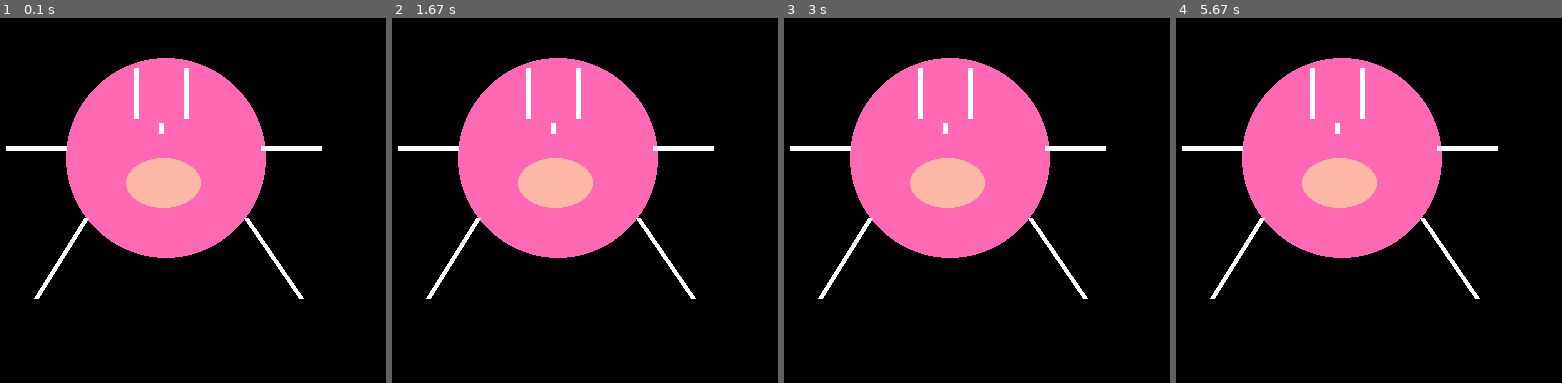
Above: before the commit, frames 1-4 (left to right).
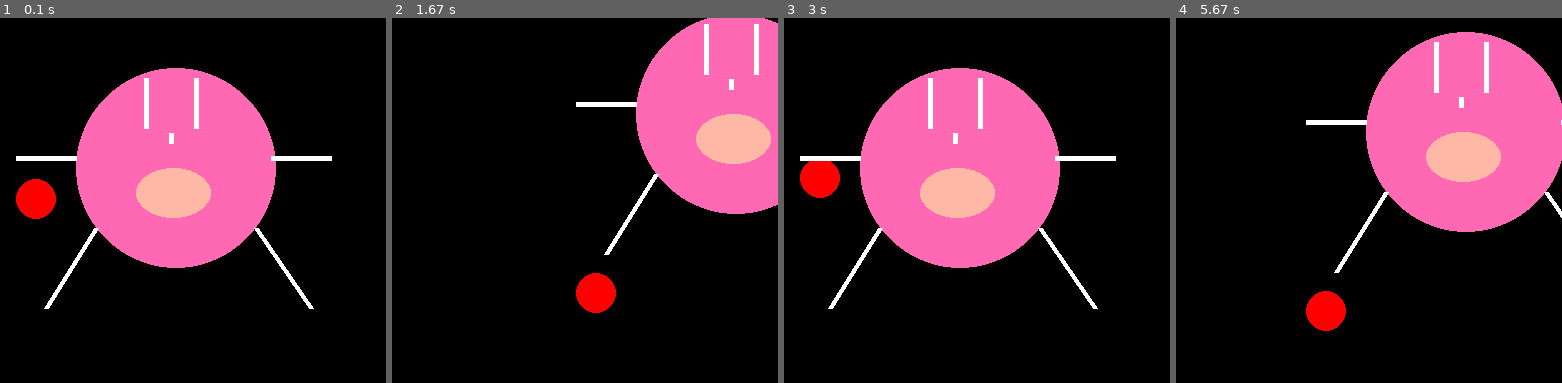
Above: after the commit, the same moments.

Repository: abhishekrao1252/HighSchoolCamp
Game: pygame game, started from pygame_practice.py
Same seed, same stepped clock (60 frames per second), same inputs: the game is played once before the commit and once after it.
Inputs:
- Up to frame 1 (0.1 s): no input
- Up to frame 2 (1.67 s): hold Right 0.33-0.8 s; hold Up 0.83-1.13 s; hold Right 1.17-1.63 s
- Up to frame 3 (3 s): hold Left 1.67-2.2 s; hold Down 2.23-2.53 s; hold Left 2.57-2.97 s
- Up to frame 4 (5.67 s): hold Up 3-3.37 s; hold Right 3.4-4.03 s; hold Down 4.07-4.43 s; hold Left 4.47-4.93 s; hold Right 4.97-5.43 s; hold Up from 5.47 s (still down)

The runs differ from the first frame. In frame 1, 8.6% of the frame differs, in the area x 1-87%, y 10-80%; in frame 2, 39%, in the area x 1-100%, y 0-81%; in frame 3, 8.6%; in frame 4, 35%.

Commit message:
added dribling person

Diff:
--- a/pygame_practice.py
+++ b/pygame_practice.py
@@ -20,30 +20,73 @@
 done = False
 clock = pygame.time.Clock()
 
+BLACK = (0, 0, 0)
+WHITE = (255, 255, 255)
+GREEN = (0, 255, 0)
+PINK = (255, 105, 180)
+RED = (255, 0, 0)
+MOUTH = (255, 184, 166)
+PI = 3.141592653
+
+# Speed in pixels per frame
+x_speed = 0
+y_speed = 0
+
+# Current position
+x_coord = 10
+y_coord = 10
+
+ball_pos = 0
+ball_change = 1
+
+
+def draw_stick_figure(screen, x, y):
+    pygame.draw.ellipse(screen, RED, [20 + x, 130 + ball_pos + y, 40, 40])
+    pygame.draw.circle(screen, PINK, [180 + x, 140 + y], 100)
+    pygame.draw.line(screen, WHITE, [150 + x, 50 + y], [150 + x, 100 + y], 5)
+    pygame.draw.line(screen, WHITE, [200 + x, 50 + y], [200 + x, 100 + y], 5)
+    pygame.draw.line(screen, WHITE, [80 + x, 130 + y], [20 + x, 130 + y], 5)
+    pygame.draw.line(screen, WHITE, [275 + x, 130 + y], [335 + x, 130 + y], 5)
+    pygame.draw.line(screen, WHITE, [100 + x, 200 + y], [50 + x, 280 + y], 5)
+    pygame.draw.line(screen, WHITE, [260 + x, 200 + y], [315 + x, 280 + y], 5)
+    pygame.draw.ellipse(screen, MOUTH, [140 + x, 140 + y, 75, 50])
+    pygame.draw.line(screen, WHITE, [175 + x, 115 + y], [175 + x, 105 + y], 5)
+
+
+
 # Loop as long as done == False
 while not done:
+    ball_pos += ball_change
+    if ball_pos > 130:
+        ball_change -= 1
+    elif ball_pos < 100:
+        ball_change += 1
+    # User did something
+    keys = pygame.key.get_pressed()
+    if keys[pygame.K_LEFT]:
+        x_speed = -3
+    if keys[pygame.K_RIGHT]:
+        x_speed = 3
+    if keys[pygame.K_UP]:
+        y_speed = -3
+    if keys[pygame.K_DOWN]:
+        y_speed = 3
 
     for event in pygame.event.get():  # User did something
         if event.type == pygame.QUIT:  # If user clicked close
             done = True  # Flag that we are done so we exit this loop
 
-    BLACK = (0, 0, 0)
-    WHITE = (255, 255, 255)
-    GREEN = (0, 255, 0)
-    PINK =(255, 105, 180)
-    RED = (255, 0, 0)
-    MOUTH = (255, 184, 166)
-    PI = 3.141592653
-    pygame.draw.circle(screen, PINK, [180, 140], 100)
-    pygame.draw.line(screen, WHITE, [150, 50], [150, 100], 5)
-    pygame.draw.line(screen, WHITE, [200, 50], [200, 100], 5)
-    pygame.draw.line(screen, WHITE, [80, 130], [20, 130], 5)
-    pygame.draw.line(screen, WHITE, [275, 130], [335, 130], 5)
-    pygame.draw.line(screen, WHITE, [100, 200], [50, 280], 5)
-    pygame.draw.line(screen, WHITE, [260, 200], [315, 280], 5)
-    pygame.draw.ellipse(screen, MOUTH, [140, 140, 75, 50])
-    pygame.draw.line(screen, WHITE, [175, 115], [175, 105], 5)
+    # Move the object according to the speed vector.
+    x_coord += x_speed
+    y_coord += y_speed
 
+    # Reset x_speed and y_speed for the next frame
+    x_speed = 0
+    y_speed = 0
+
+    screen.fill(BLACK)
+
+    draw_stick_figure(screen, x_coord, y_coord)
 
     # Go ahead and update the screen with what we've drawn.
     # This MUST happen after all the other drawing commands.
